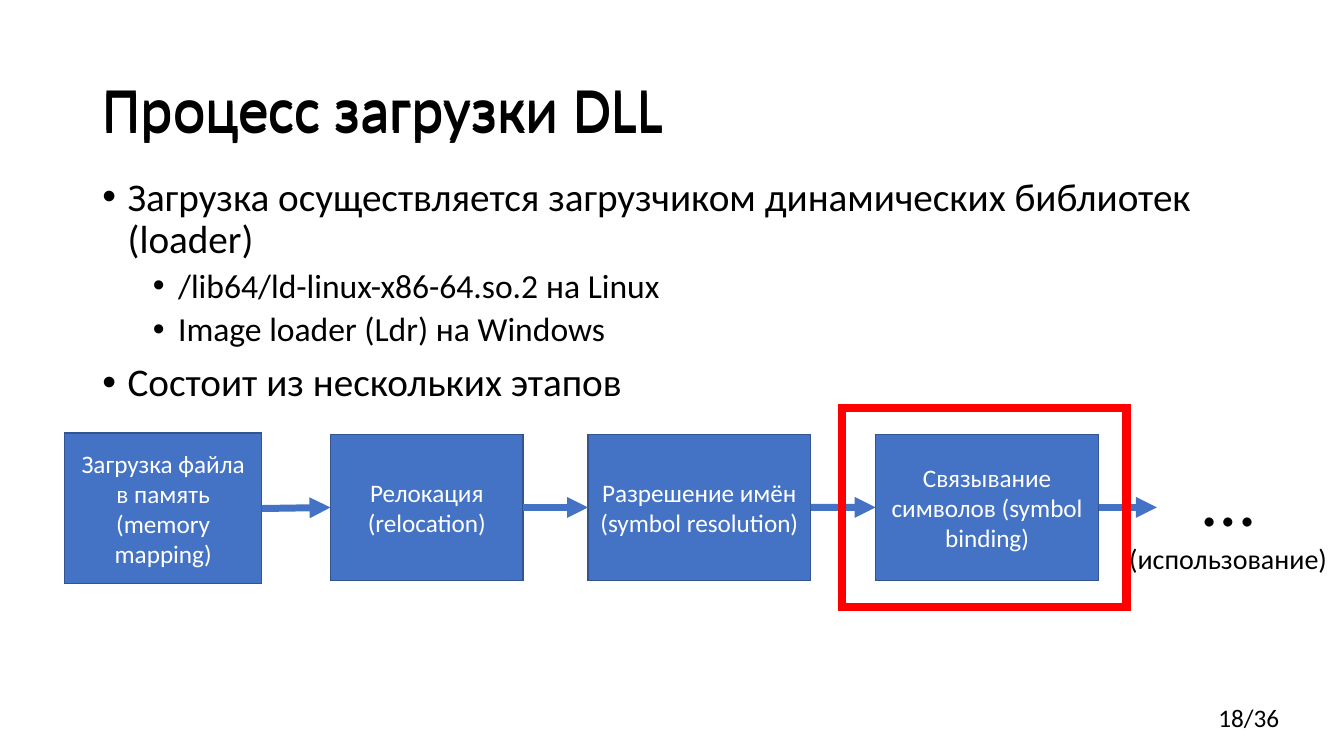
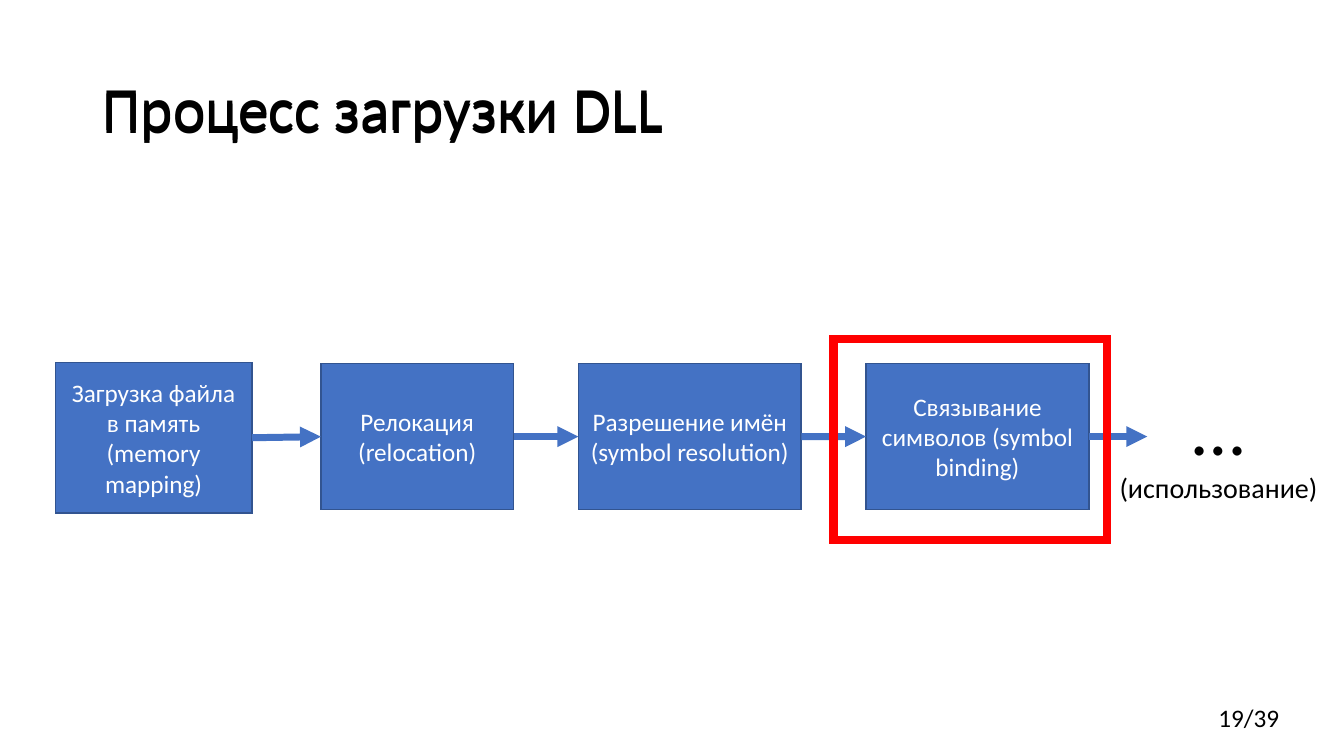
Before and after one commit to yugr/CppRussia, a slide deck: slide 19 of 2024/RU.pptx (slide 18 before the commit). Drawn at 1344x756 pixels with LibreOffice and Linux fonts; fonts in the diff are those of the drawing. Boxes give left, top, right and bottom in pixels: in the first picture for what was removed or moved away, otherwise in the second. Text is boxed around its words. In the diff, an @@ line names an element or a change of style, - is before the commit and + after.

```diff
--- a/2024/RU.pptx
+++ b/2024/RU.pptx
@@ text removed at <box>128,184,1191,397</box> @@
-• Загрузка осуществляется загрузчиком динамических библиотек (loader)
-  • /lib64/ld-linux-x86-64.so.2 на Linux
-  • Image loader (Ldr) на Windows
-• Состоит из нескольких этапов
@@ rectangle: place and size @@
-rectangle at <box>842,408,1126,607</box>
+rectangle at <box>834,339,1107,539</box>
@@ 4 rectangles, 4 arrows, 1 text: place and size @@
-4 rectangles, 4 arrows, 1 text at <box>65,434,1327,584</box>
+4 rectangles, 4 arrows, 1 text at <box>55,363,1318,513</box>
@@ page number at <box>1218,709,1279,728</box>: text changed @@
-18/36
+19/39
```
Also in this commit, not shown: 7 other slides changed, 3 slides added.
